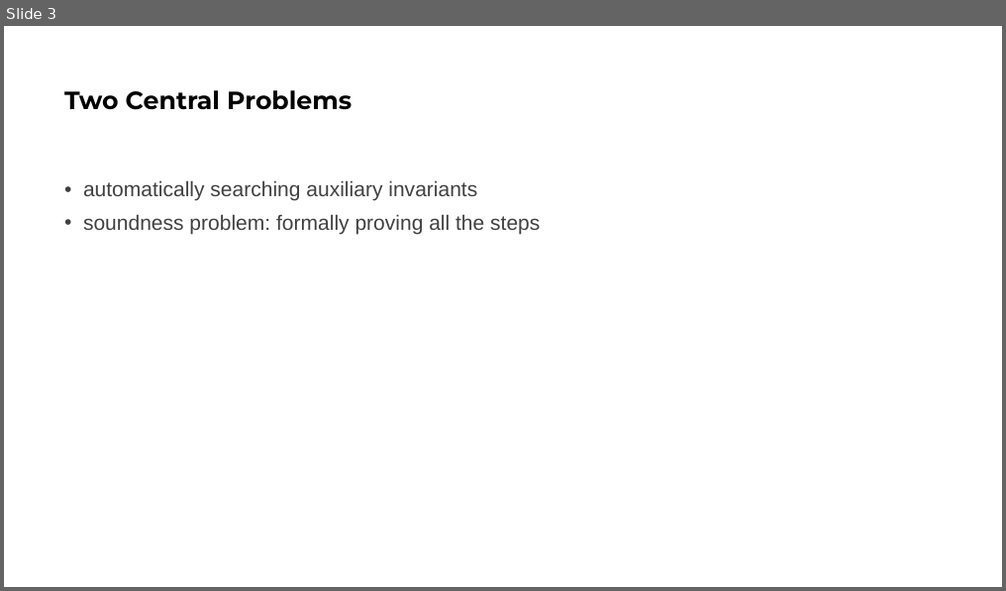
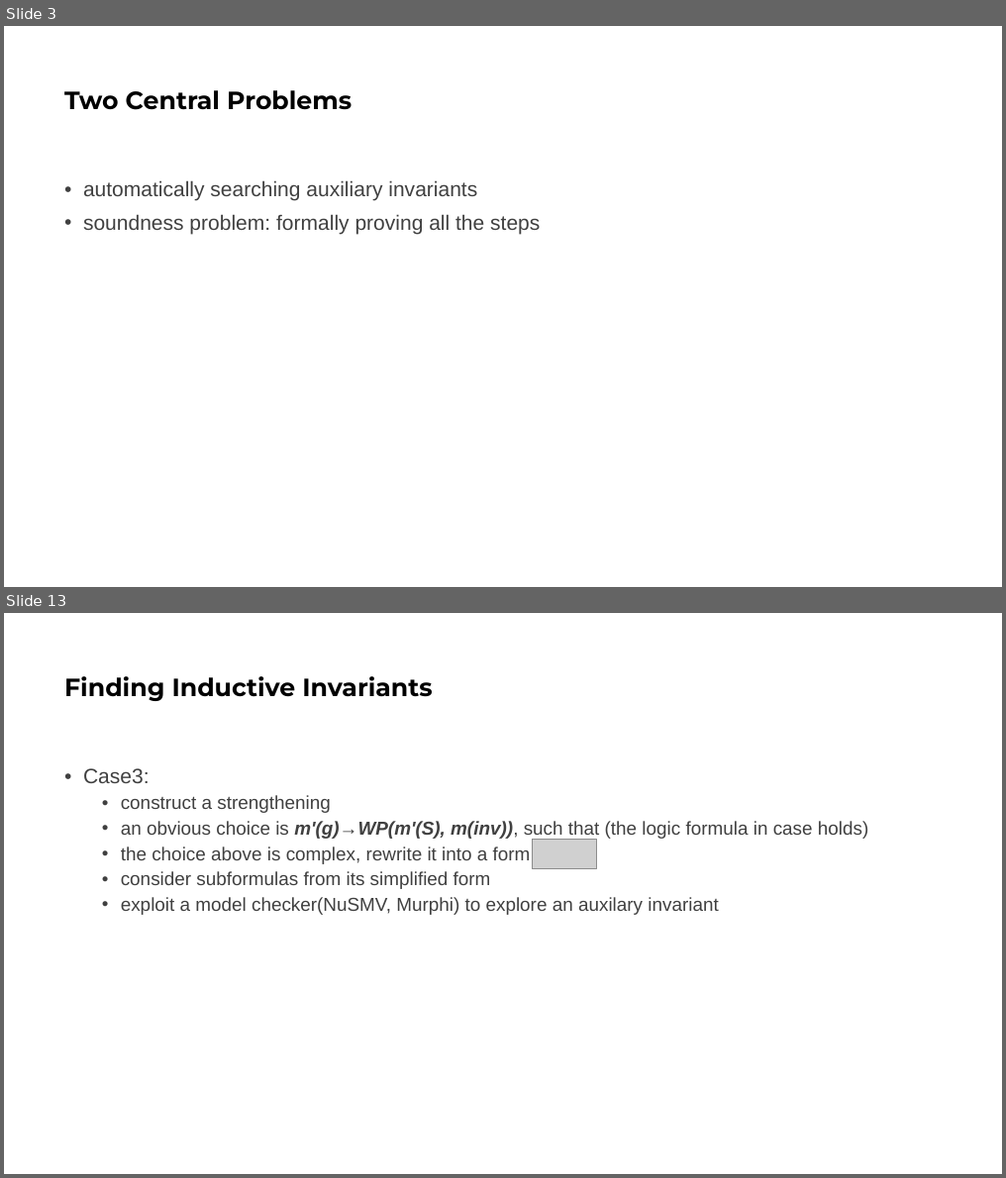
Before and after one commit to bacmive/paper_notes, a slide deck: notes9-paraverifier.pptx. Shown one above the other, each under a label of ours: slide 3 before the commit, slides 3 and 13 after it; the slides between them are not shown. The pictures are 1006x591 and 1006x1178 pixels, drawn with LibreOffice and Linux fonts; fonts in the diff are those of the drawing; grey boxes stand for pictures. Boxes give left, top, right and bottom in pixels: in the first picture for what was removed or moved away, otherwise in the second. Text is boxed around its words. In the diff, an @@ line names an element or a change of style, - is before the commit and + after.

```diff
--- a/notes9-paraverifier.pptx
+++ b/notes9-paraverifier.pptx
@@ slide 13 added at (x1=4, y1=613, x2=1002, y2=1174), background #FFFFFF @@
@@ title added at (x1=64, y1=676, x2=432, y2=701), 24 pt, text #000000, bold @@
+Finding Inductive Invariants
@@ text added at (x1=83, y1=768, x2=868, y2=915), 18 pt, text #404040 @@
+• Case3:
+  • construct a strengthening
+  • an obvious choice is m'(g)→WP(m'(S), m(inv)), such that (the logic formula in case holds)
+  • the choice above is complex, rewrite it into a form
+  • consider subformulas from its simplified form
+  • exploit a model checker(NuSMV, Murphi) to explore an auxilary invariant
@@ picture added at (x1=533, y1=839, x2=597, y2=869) @@
```
Also in this commit, not shown: 3 slides changed, 11 other slides added, 7 slides removed, 1 other file.
